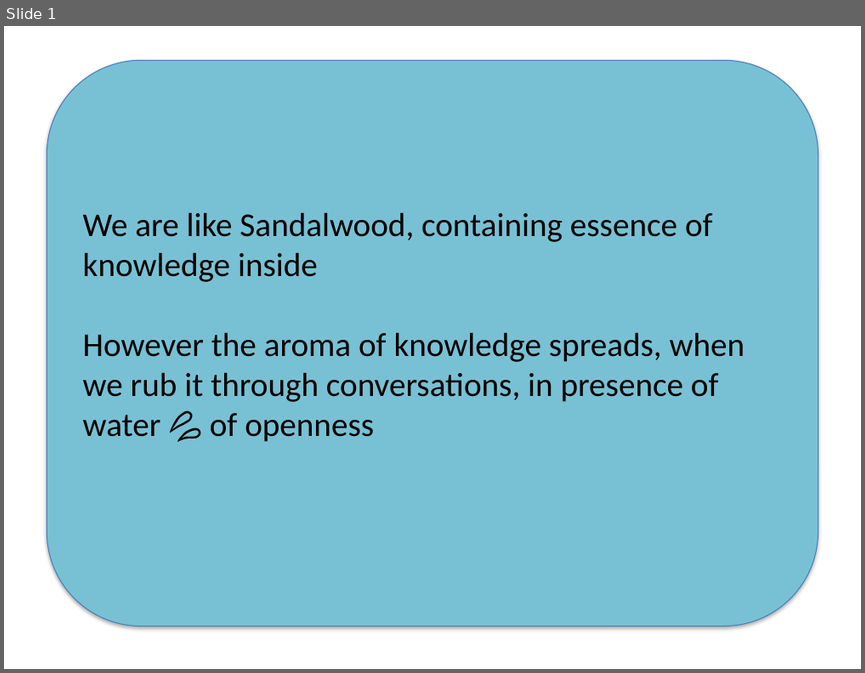
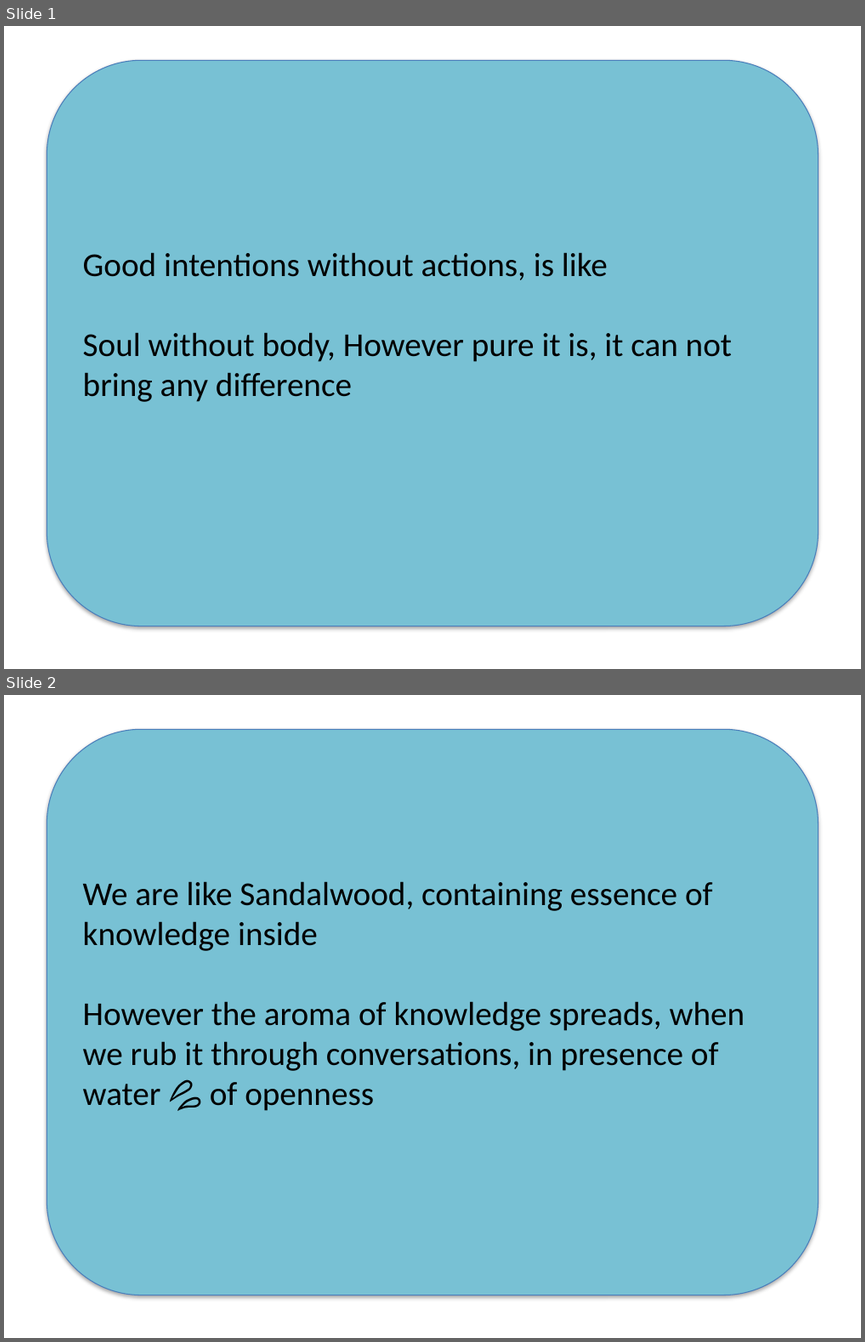
Before and after one commit to jatinshrivastava/eBookFromText, a slide deck: output.pptx. Shown one above the other, each under a label of ours: slide 1 before the commit, slides 1 and 2 after it. The pictures are 865x673 and 865x1342 pixels, drawn with LibreOffice and Linux fonts; fonts in the diff are those of the drawing. Boxes give left, top, right and bottom in pixels: in the first picture for what was removed or moved away, otherwise in the second. Text is boxed around its words. In the diff, an @@ line names an element or a change of style, - is before the commit and + after.

```diff
--- a/output.pptx
+++ b/output.pptx
@@ slide 1 added at [4,26,861,669], background #FFFFFF @@
@@ rounded rectangle added at [46,60,818,626], fill #78C1D4, outline #4B7EBC 0.75 pt, 28 pt, text #000000 @@
+Good intentions without actions, is like
+Soul without body, However pure it is, it can not bring any difference
@@ what was slide 1 is now slide 2 @@
```
